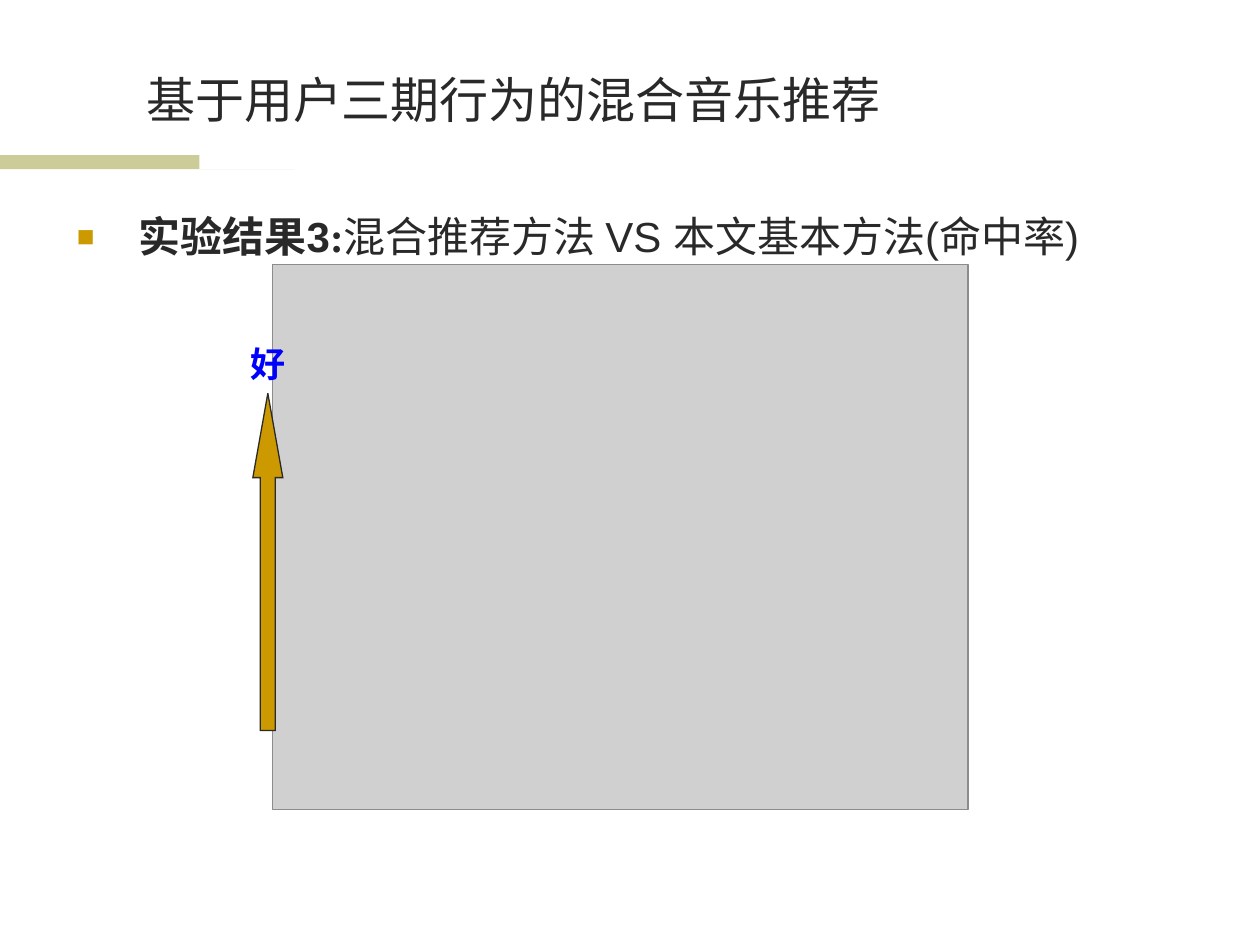
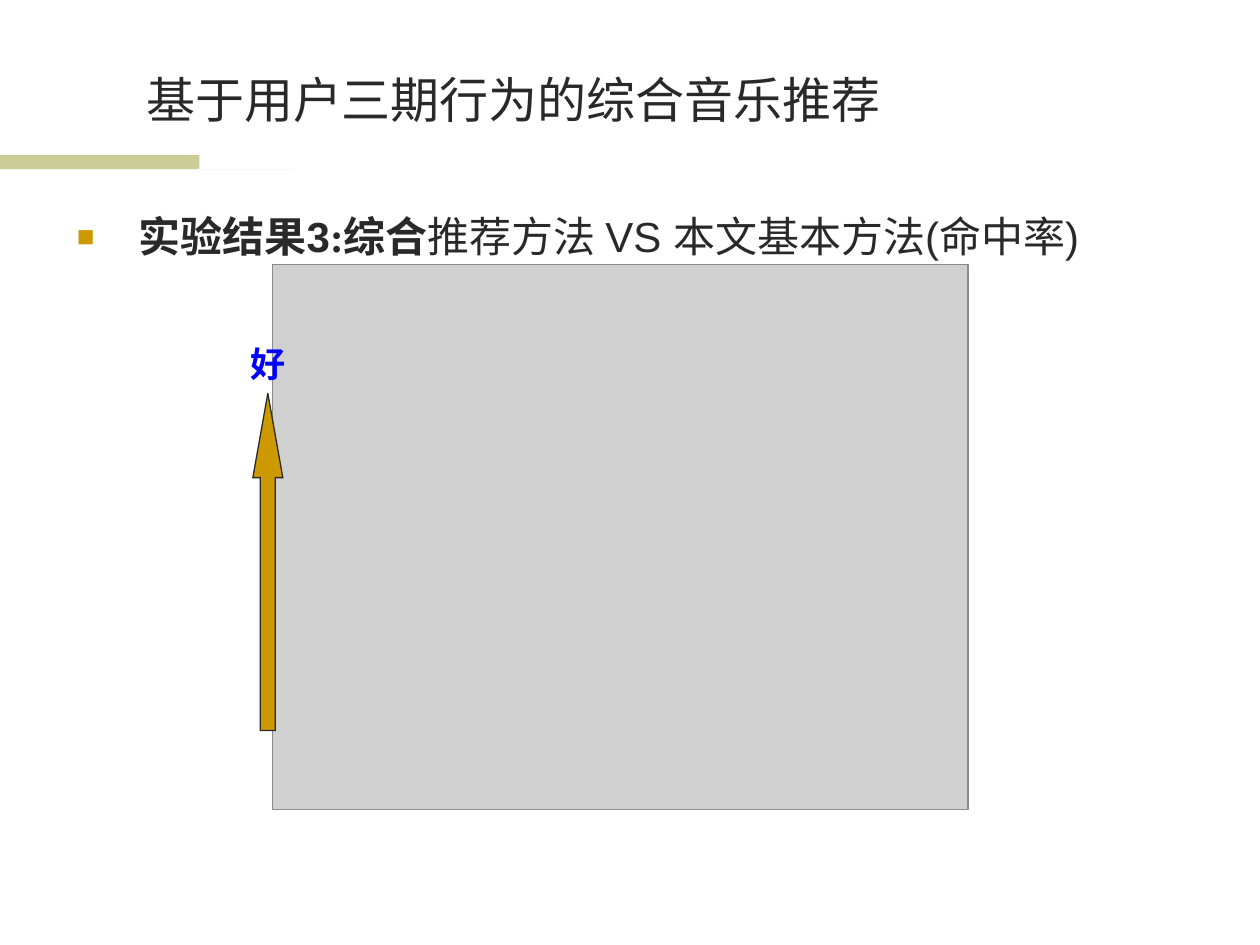
Before and after one commit to wwssttt/NJUThesis, a slide deck: slide 17 of ppt/一种基于时间序列分析的个性化音乐推荐系统及其实现.ppt. Drawn at 1260x945 pixels with LibreOffice and Linux fonts; fonts in the diff are those of the drawing; grey boxes stand for pictures; background and template pictures are left out. Boxes give left, top, right and bottom in pixels: in the first picture for what was removed or moved away, otherwise in the second. Text is boxed around its words. In the diff, an @@ line names an element or a change of style, - is before the commit and + after.

```diff
--- a/ppt/一种基于时间序列分析的个性化音乐推荐系统及其实现.ppt
+++ b/ppt/一种基于时间序列分析的个性化音乐推荐系统及其实现.ppt
@@ title at [146, 76, 880, 122]: text changed @@
-基于用户三期行为的混合音乐推荐
+基于用户三期行为的综合音乐推荐
@@ text at [139, 216, 1079, 261]: text changed @@
-■ 实验结果3:混合推荐方法 VS 本文基本方法(命中率)
+■ 实验结果3:综合推荐方法 VS 本文基本方法(命中率)
```
Also in this commit, not shown: 13 other slides changed, 1 slide added.
